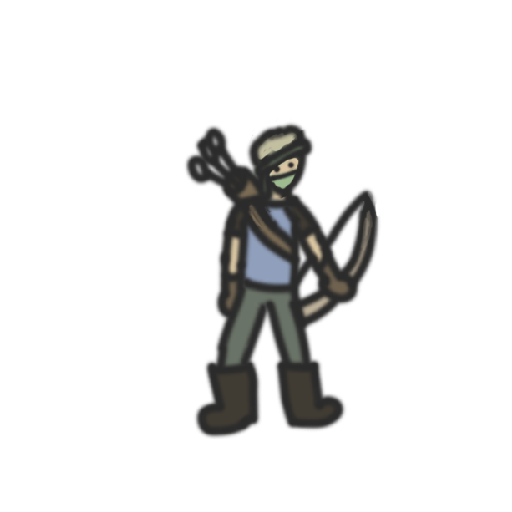
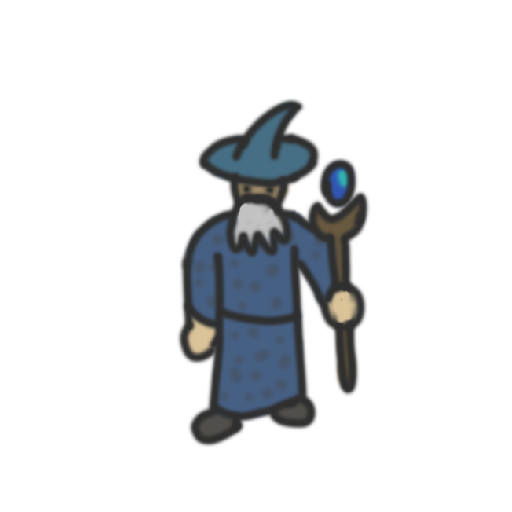
Two versions of the same layered image (512 × 512). Layer-by-layer changes:
added group "wizard" with 4 layers above "Bard" over (177, 97, 371, 448)
added layer "Слой 16" in group "wizard" over (177, 97, 371, 448)
added layer "Слой 19" in group "wizard" over (181, 98, 358, 423)
added layer "Слой 17" in group "wizard" over (180, 172, 369, 446)
hid group "Archer" (4 layers) over (182, 117, 381, 440)
